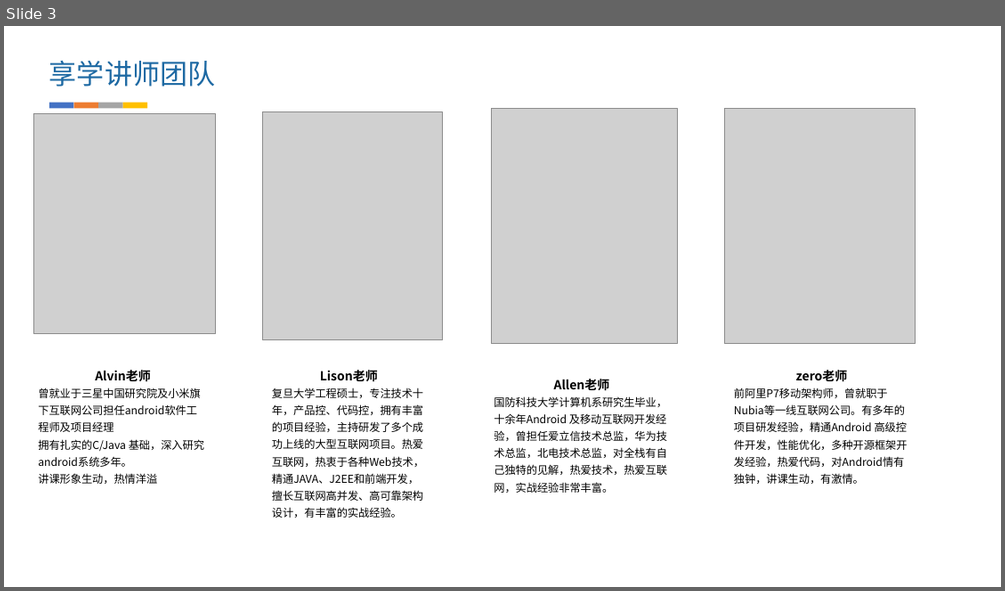
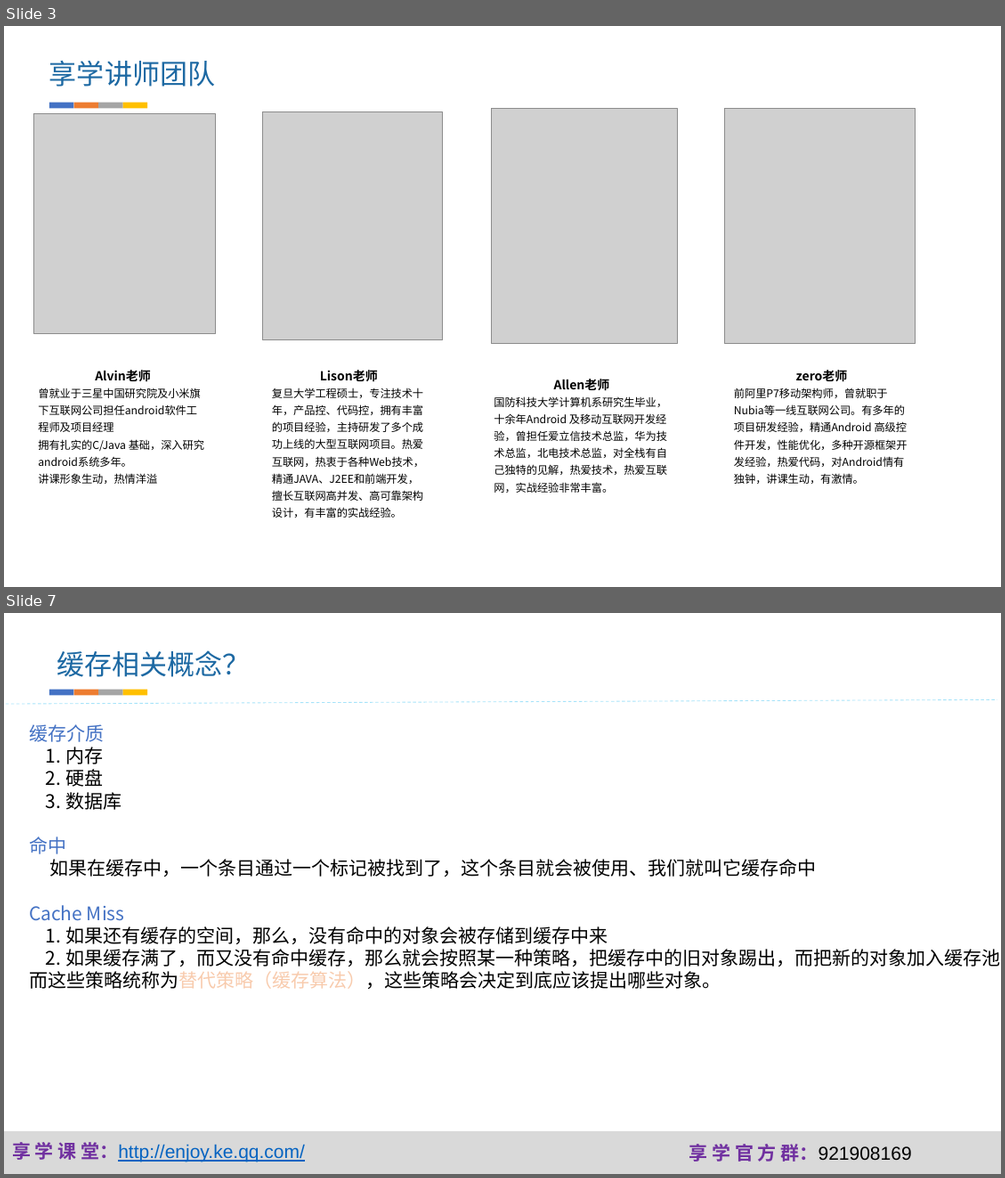
Before and after one commit to fanzhangvip/xiangxue, a slide deck: pre/缓存.pptx. Shown one above the other, each under a label of ours: slide 3 before the commit, slides 3 and 7 after it; the slides between them are not shown. The pictures are 1005x591 and 1005x1178 pixels, drawn with LibreOffice and Linux fonts; fonts in the diff are those of the drawing; grey boxes stand for pictures; background and template pictures are left out. Boxes give left, top, right and bottom in pixels: in the first picture for what was removed or moved away, otherwise in the second. Text is boxed around its words. In the diff, an @@ line names an element or a change of style, - is before the commit and + after.

Commit message:
缓存

```diff
--- a/pre/缓存.pptx
+++ b/pre/缓存.pptx
@@ slide 7 added at bbox=[4, 613, 1001, 1174], background #FFFFFF @@
@@ text added at bbox=[57, 650, 250, 677], 26.6 pt, text #1D69A3 @@
+缓存相关概念？
@@ group added at bbox=[49, 690, 147, 695]: 4 rectangles @@
@@ line added from (4, 705) to (997, 699), #00B0F0 0.75 pt dashed @@
@@ text added at bbox=[29, 724, 1001, 989], 18 pt, text #000000 @@
+缓存介质
+1. 内存
+2. 硬盘
+3. 数据库
+命中
+如果在缓存中，一个条目通过一个标记被找到了，这个条目就会被使用、我们就叫它缓存命中
+Cache Miss
+1. 如果还有缓存的空间，那么，没有命中的对象会被存储到缓存中来
+2. 如果缓存满了，而又没有命中缓存，那么就会按照某一种策略，把缓存中的旧对象踢出，而把新的对象加入缓存池。而这些策略统称为替代策略（缓存算法），这些策略会决定到底应该提出哪些对象。
@@ rectangle added at bbox=[4, 1131, 1001, 1174], fill #D9D9D9 @@
@@ text added at bbox=[12, 1142, 305, 1162], 18 pt, text #0563C1, underline @@
+享 学 课 堂：http://enjoy.ke.qq.com/
@@ text added at bbox=[689, 1143, 912, 1161], 18 pt, text #000000 @@
+享 学 官 方 群：921908169
```
Also in this commit, not shown: 4 slides changed, 18 other slides added, 11 slides removed, 6 other files.
